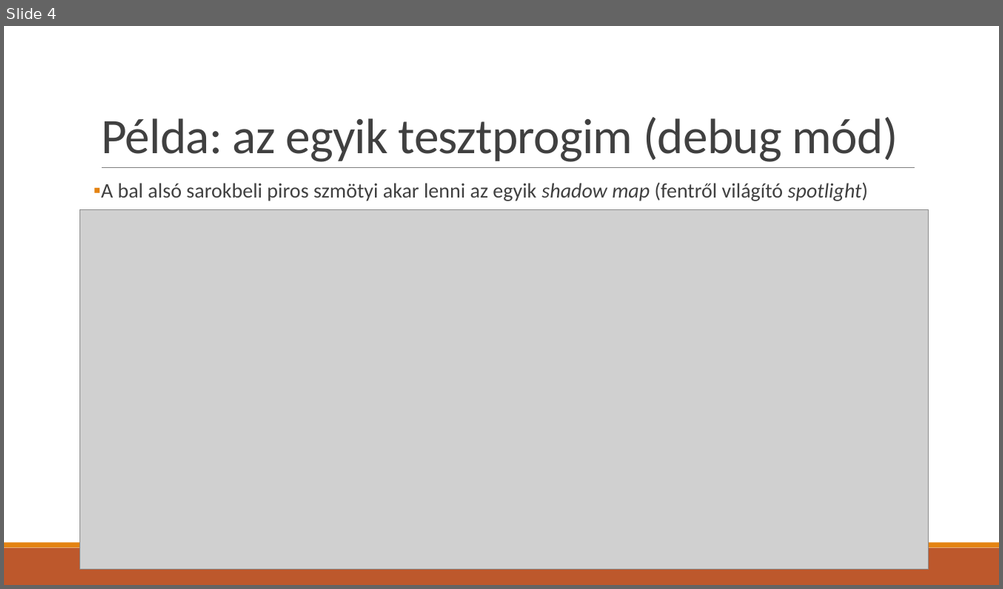
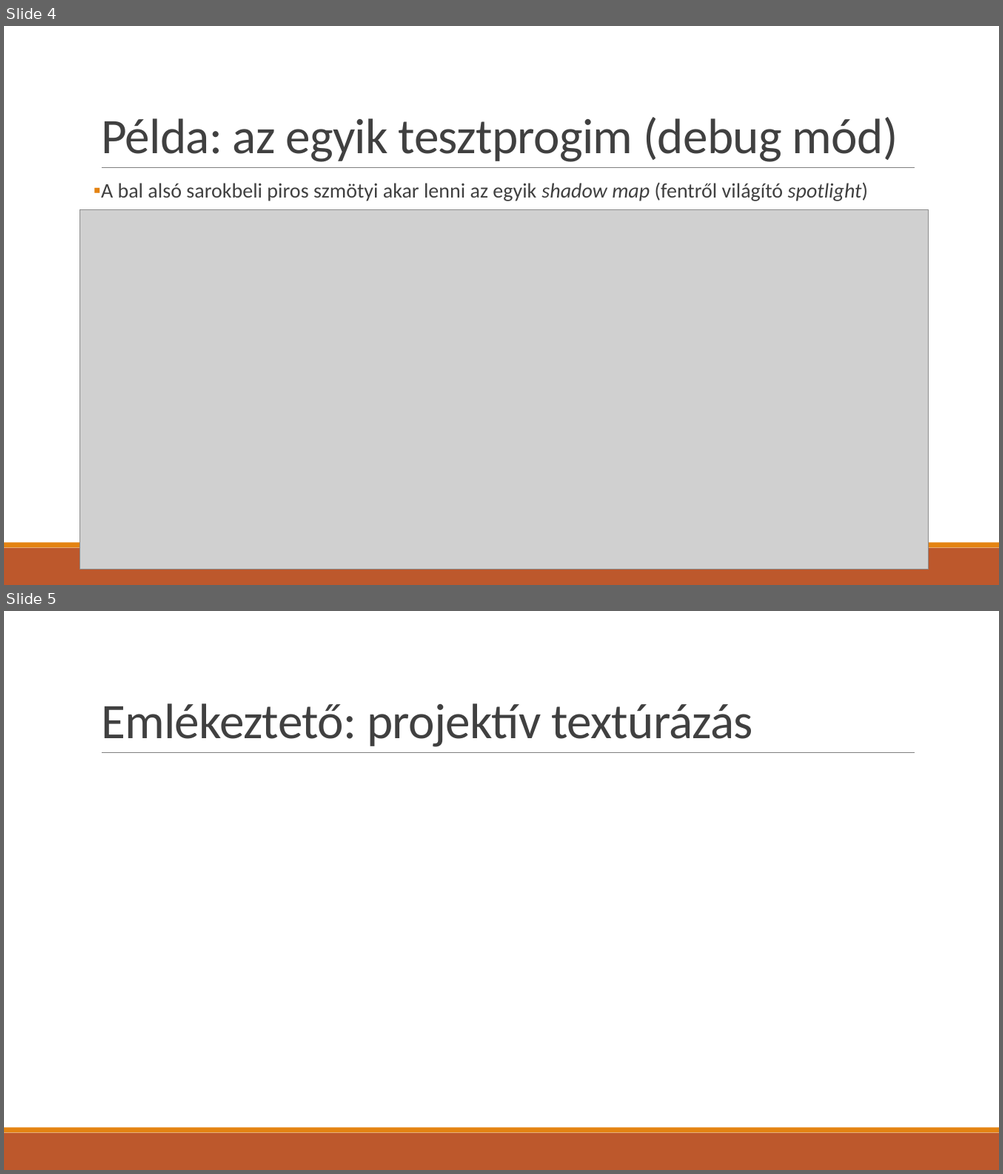
Before and after one commit to asylum2010/Asylum-s-ELTE-Exercises, a slide deck: GFX_EA_02.pptx. Shown one above the other, each under a label of ours: slide 4 before the commit, slides 4 and 5 after it. The pictures are 1003x589 and 1003x1174 pixels, drawn with LibreOffice and Linux fonts; fonts in the diff are those of the drawing; grey boxes stand for pictures. Boxes give left, top, right and bottom in pixels: in the first picture for what was removed or moved away, otherwise in the second. Text is boxed around its words. In the diff, an @@ line names an element or a change of style, - is before the commit and + after.

```diff
--- a/GFX_EA_02.pptx
+++ b/GFX_EA_02.pptx
@@ slide 5 added at box(4, 611, 999, 1170), background #FFFFFF; not listed: 3 template elements that a slide beside it also shows @@
@@ title added at box(101, 703, 753, 747), 48 pt, text #404040 @@
+Emlékeztető: projektív textúrázás
```
Also in this commit, not shown: 1 slide changed, 5 other slides added, 1 slide removed, 1 other file.
